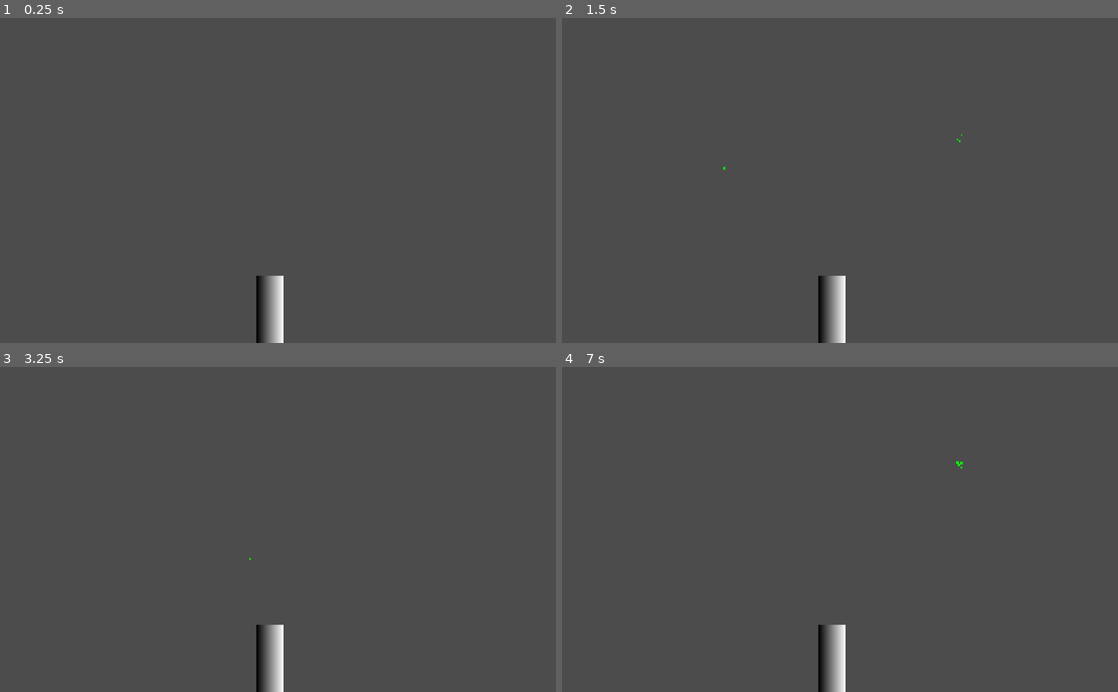
Above: before the commit, frames 1-4 (two rows, left to right).
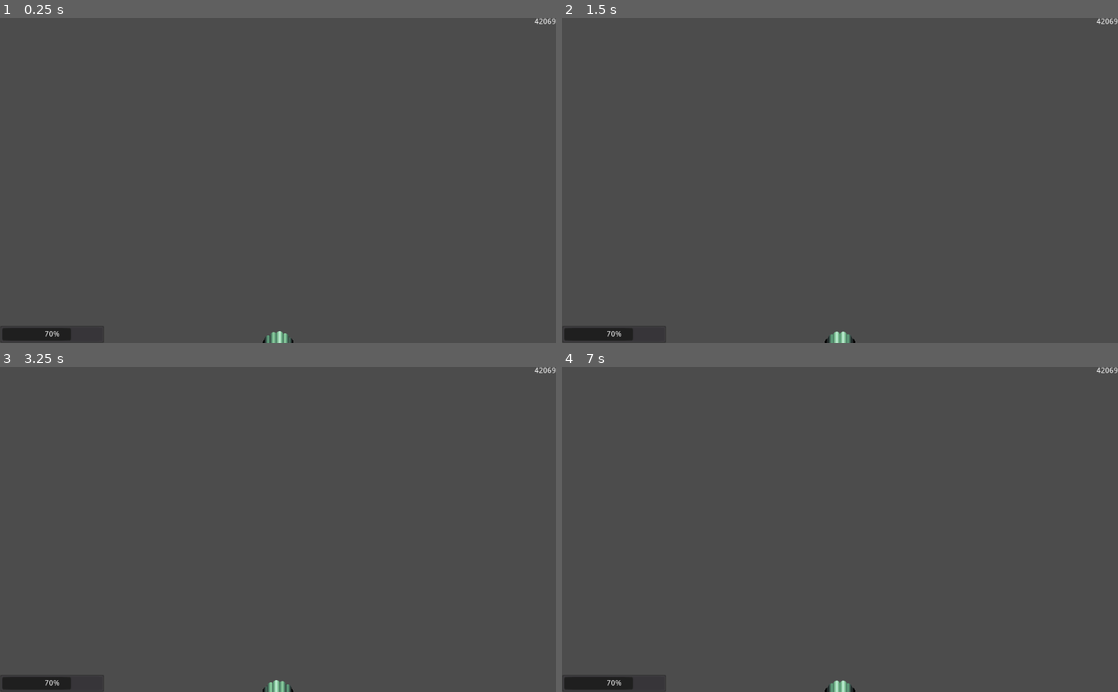
Above: after the commit, the same moments.

Repository: MrRiptide/Unstable-Space
Game: Godot game, scene res://Viewspace.tscn
Same seed, same stepped clock (60 frames per second), same inputs: the game is played once before the commit and once after it.
Inputs (mouse positions are in pixels of both pictures, inside the frame that each line leads up to):
- Up to frame 1 (0.25 s): no input
- Up to frame 2 (1.5 s): tap Enter at 0.5 s; move the mouse to (962, 164) at 0.52 s; press the mouse at (962, 164) at 0.53 s; move the mouse to (728, 196) at 1.27 s; release the mouse at (728, 196) at 1.28 s; click (728, 196) at 1.35 s
- Up to frame 3 (3.25 s): tap Space at 2 s; move the mouse to (333, 458) at 2.02 s; press the mouse at (333, 458) at 2.03 s; tap Enter at 2.75 s; move the mouse to (250, 594) at 2.77 s; release the mouse at (250, 594) at 2.78 s; click (250, 594) at 2.85 s
- Up to frame 4 (7 s): tap Space at 3.5, 5 s; move the mouse to (1006, 578) at 3.52 s; press the mouse at (1006, 578) at 3.53 s; tap Enter at 4.25 s; move the mouse to (673, 480) at 4.27 s; release the mouse at (673, 480) at 4.28 s; click (673, 480) at 4.35 s; move the mouse to (867, 529) at 5.02 s; press the mouse at (867, 529) at 5.03 s; move the mouse to (756, 448) at 5.77 s; release the mouse at (756, 448) at 5.78 s; click (756, 448) at 5.85 s; move the mouse to (962, 513) at 6.52 s; press the mouse at (962, 513) at 6.53 s

The runs differ from the first frame. In frame 1, 1.4% of the frame differs, in the area x 0-100%, y 0-100%; in frame 2, 1.4%; in frame 3, 1.4%; in frame 4, 1.4%.

Commit message:
starting end game functionality, changing spray to be omnidirectional

Diff:
--- a/Asteroid.gd
+++ b/Asteroid.gd
@@ -40,6 +40,6 @@
 	var percent_size = (distance / 1000)
 	get_node("CollisionShape2D").scale = Vector2(1-percent_size, 1-percent_size)
 
-func damage():
-	print("[", name, "] ive been hit!")
+func damage(score_manager):
 	get_parent().remove_child(self)
+	score_manager.add_score(100)
--- a/Gamespace.gd
+++ b/Gamespace.gd
@@ -3,6 +3,7 @@
 onready var asteroidScene = preload("res://Asteroid.tscn")
 var max_health = 100
 var health = max_health
+var score = 0
 
 
 func _ready():
@@ -13,57 +14,82 @@
 	#get_node("Gunner/Hit Registration/Bullet Trace").set_as_toplevel(true)
 
 
+func end_game():
+	get_node("Game End Screen/HBoxContainer/Final Score Label").text = "Final Score: " + score
+	get_node("Game End Screen").visible = true
+
+
+
 func damage():
 	health -= 10
-	print("Current health: " + str(health))
+	get_node("HealthBar").value = health
+	if health <= 0:
+		end_game()
 
 var y_offset = 0
 var x_offset = 0
+var barrel_speed = 0
+var barrel_accel = 60
+# might add overheating as another limitation, but want to do that later
+var heat = 0
+var max_heat = 500
+var heating_rate = 25
 
 # Called every frame. 'delta' is the elapsed time since the previous frame.
 func _process(delta):
 	# reducing the recoil
-	var cooldown_rate = 50
-	y_offset = max(0, y_offset - cooldown_rate * delta)
-	x_offset = max(0, x_offset - cooldown_rate * delta)
+	var recenter_rate = 50
+	y_offset = max(0, y_offset - recenter_rate * delta)
+	x_offset = max(0, x_offset - recenter_rate * delta)
 	# functionality for shooting the gun
 	#print(y_offset, " , ", x_offset)
-	if Input.is_action_pressed("fire") and get_node("Gunner/Fire Rate").time_left == 0:
-		# TODO: add animation of the gun firing
-		# TODO: add SFX of the gun firing & warming up
-		#print("pew")
-		#print(get_global_mouse_position())
-		#get_node("Gunner/Bullet Trace").global_position = get_global_mouse_position()
+	if Input.is_action_pressed("fire"):
+		if get_node("Gunner").frames.get_animation_speed("charging") < 40:
+			get_node("Gunner").set_animation("charging")
+			print(barrel_speed)
+			barrel_speed += barrel_accel*delta
+			get_node("Gunner").frames.set_animation_speed("charging", int(barrel_speed))
+		elif get_node("Gunner/Fire Rate").time_left == 0:
+			get_node("Gunner").set_animation("firing")
+			# TODO: add animation of the gun firing
+			# TODO: add SFX of the gun firing & warming up
+			#print("pew")
+			#print(get_global_mouse_position())
+			#get_node("Gunner/Bullet Trace").global_position = get_global_mouse_position()
 
-		# doing recoil of the gun
+			# doing recoil of the gun
 
-		var max_y_offset = 150
-		var wiggle_coef = 50
-		# thinking to bound the recoil so that it doesnt end up off the screen
-		y_offset = min(max_y_offset, y_offset + 10 + 5*(1-health/max_health))
+			var max_y_offset = 150
+			var wiggle_coef = 50
+			# thinking to bound the recoil so that it doesnt end up off the screen
+			y_offset = min(max_y_offset, y_offset + 10 + 5*(1-health/max_health))
 
-		print((1.2 - float(health)/max_health))
-		x_offset = (1.2 - float(health)/max_health)*wiggle_coef * randf()
+			print((1.2 - float(health)/max_health))
+			x_offset = (1.2 - float(health)/max_health)*wiggle_coef * randf()
 
-		var hit_reg = get_node("Gunner/Hit Registration")
+			var hit_reg = get_node("Gunner/Hit Registration")
 
-		hit_reg.global_position = get_global_mouse_position() - Vector2(
-			x_offset,
-			min(y_offset + (1.2 - float(health)/max_health)*wiggle_coef * randf(), 100000)
-		)
+			hit_reg.global_position = get_global_mouse_position() - Vector2(
+				x_offset,
+				min(y_offset + (1.2 - float(health)/max_health)*wiggle_coef * randf(), 100000)
+			)
 
-		# hit registration
+			# hit registration
 
-		for area in hit_reg.get_overlapping_areas():
-			if "Asteroid" in area.name:
-				area.damage()
+			for area in hit_reg.get_overlapping_areas():
+				if "Asteroid" in area.name:
+					area.damage()
 
-		# since the bullet trace is a child of hit registration it should mark the point that the bullet was fired at
-		get_node("Gunner/Hit Registration/Bullet Trace").emitting = true
+			# since the bullet trace is a child of hit registration it should mark the point that the bullet was fired at
+			get_node("Gunner/Hit Registration/Bullet Trace").emitting = true
 
-		get_node("Gunner/Fire Rate").start()
-	elif get_node("Gunner/Fire Rate").time_left == 0:
+			get_node("Gunner/Fire Rate").start()
+	else:
 		get_node("Gunner/Hit Registration/Bullet Trace").emitting = false
+		get_node("Gunner").set_animation("charging")
+		barrel_speed = max(0, barrel_speed - barrel_accel*delta)
+		get_node("Gunner").frames.set_animation_speed("charging", int(barrel_speed))
+
 
 
 func _on_Asteroid_Timer_timeout():
--- a/Viewspace.tscn
+++ b/Viewspace.tscn
@@ -1,34 +1,77 @@
-[gd_scene load_steps=11 format=2]
+[gd_scene load_steps=18 format=2]
 
 [ext_resource path="res://Gamespace.gd" type="Script" id=1]
+[ext_resource path="res://res/gattling_gun-Sheet.png" type="Texture" id=2]
 
-[sub_resource type="Gradient" id=1]
+[sub_resource type="AtlasTexture" id=1]
+flags = 4
+atlas = ExtResource( 2 )
+region = Rect2( 0, 0, 64, 128 )
 
-[sub_resource type="GradientTexture" id=2]
-gradient = SubResource( 1 )
-width = 50
+[sub_resource type="AtlasTexture" id=2]
+flags = 4
+atlas = ExtResource( 2 )
+region = Rect2( 64, 0, 64, 128 )
 
-[sub_resource type="CapsuleShape2D" id=3]
+[sub_resource type="AtlasTexture" id=3]
+flags = 4
+atlas = ExtResource( 2 )
+region = Rect2( 128, 0, 64, 128 )
+
+[sub_resource type="AtlasTexture" id=4]
+flags = 4
+atlas = ExtResource( 2 )
+region = Rect2( 192, 0, 64, 128 )
+
+[sub_resource type="AtlasTexture" id=5]
+flags = 4
+atlas = ExtResource( 2 )
+region = Rect2( 64, 0, 64, 128 )
+
+[sub_resource type="AtlasTexture" id=6]
+flags = 4
+atlas = ExtResource( 2 )
+region = Rect2( 128, 0, 64, 128 )
+
+[sub_resource type="AtlasTexture" id=7]
+flags = 4
+atlas = ExtResource( 2 )
+region = Rect2( 192, 0, 64, 128 )
+
+[sub_resource type="SpriteFrames" id=8]
+animations = [ {
+"frames": [ SubResource( 1 ), SubResource( 2 ), SubResource( 3 ), SubResource( 4 ) ],
+"loop": true,
+"name": "firing",
+"speed": 40.0
+}, {
+"frames": [ SubResource( 5 ), SubResource( 6 ), SubResource( 7 ) ],
+"loop": true,
+"name": "charging",
+"speed": 5.0
+} ]
+
+[sub_resource type="CapsuleShape2D" id=9]
 radius = 180.616
 height = 61.4671
 
-[sub_resource type="CircleShape2D" id=4]
+[sub_resource type="CircleShape2D" id=10]
 radius = 1.0
 
-[sub_resource type="Gradient" id=5]
+[sub_resource type="Gradient" id=11]
 offsets = PoolRealArray( 0, 0.674419, 1 )
-colors = PoolColorArray( 0.0196078, 1, 0, 1, 0.0196078, 1, 0, 1, 1, 1, 1, 0 )
+colors = PoolColorArray( 1, 0.678431, 0, 1, 1, 0.678431, 0, 1, 1, 1, 1, 0 )
 
-[sub_resource type="GradientTexture" id=6]
-gradient = SubResource( 5 )
+[sub_resource type="GradientTexture" id=12]
+gradient = SubResource( 11 )
 
-[sub_resource type="Curve" id=7]
+[sub_resource type="Curve" id=13]
 _data = [ Vector2( 0, 1 ), 0.0, 0.0, 0, 0, Vector2( 1, 0 ), 0.0, 0.0, 0, 0 ]
 
-[sub_resource type="CurveTexture" id=8]
-curve = SubResource( 7 )
+[sub_resource type="CurveTexture" id=14]
+curve = SubResource( 13 )
 
-[sub_resource type="ParticlesMaterial" id=9]
+[sub_resource type="ParticlesMaterial" id=15]
 lifetime_randomness = 1.0
 flag_disable_z = true
 spread = 180.0
@@ -37,26 +80,30 @@
 orbit_velocity_random = 0.0
 linear_accel = -1.0
 scale = 5.0
-scale_curve = SubResource( 8 )
-color_ramp = SubResource( 6 )
+scale_curve = SubResource( 14 )
+color_ramp = SubResource( 12 )
 
 [node name="Base" type="Node2D"]
 script = ExtResource( 1 )
 
 [node name="Asteroids" type="Node2D" parent="."]
 
-[node name="Gunner" type="Sprite" parent="."]
-position = Vector2( 497, 551 )
-texture = SubResource( 2 )
-region_enabled = true
-region_rect = Rect2( 0, 0, 50, 150 )
+[node name="Gunner" type="AnimatedSprite" parent="."]
+position = Vector2( 512, 536 )
+frames = SubResource( 8 )
+animation = "firing"
+frame = 2
+playing = true
+__meta__ = {
+"_edit_group_": true
+}
 
 [node name="NoSpawn" type="Area2D" parent="Gunner"]
 position = Vector2( 0, 50 )
 
 [node name="CollisionShape2D" type="CollisionShape2D" parent="Gunner/NoSpawn"]
 rotation = 1.5708
-shape = SubResource( 3 )
+shape = SubResource( 9 )
 
 [node name="Fire Rate" type="Timer" parent="Gunner"]
 wait_time = 0.1
@@ -65,15 +112,83 @@
 [node name="Hit Registration" type="Area2D" parent="Gunner"]
 
 [node name="CollisionShape2D" type="CollisionShape2D" parent="Gunner/Hit Registration"]
-shape = SubResource( 4 )
+shape = SubResource( 10 )
 
 [node name="Bullet Trace" type="Particles2D" parent="Gunner/Hit Registration"]
 amount = 10
 local_coords = false
-process_material = SubResource( 9 )
+process_material = SubResource( 15 )
 
 [node name="Asteroid Timer" type="Timer" parent="."]
 wait_time = 5.0
 autostart = true
 
+[node name="Score Label" type="Label" parent="."]
+margin_left = 924.0
+margin_right = 1024.0
+margin_bottom = 14.0
+text = "42069"
+align = 2
+__meta__ = {
+"_edit_use_anchors_": false
+}
+
+[node name="HealthBar" type="ProgressBar" parent="."]
+margin_top = 568.0
+margin_right = 192.0
+margin_bottom = 600.0
+step = 1.0
+value = 70.0
+rounded = true
+__meta__ = {
+"_edit_use_anchors_": false
+}
+
+[node name="Game End Screen" type="HBoxContainer" parent="."]
+visible = false
+margin_right = 1024.0
+margin_bottom = 600.0
+alignment = 1
+__meta__ = {
+"_edit_use_anchors_": false
+}
+
+[node name="HBoxContainer" type="VBoxContainer" parent="Game End Screen"]
+margin_left = 437.0
+margin_right = 587.0
+margin_bottom = 600.0
+custom_constants/separation = 40
+alignment = 1
+
+[node name="Game Over Label" type="Label" parent="Game End Screen/HBoxContainer"]
+margin_top = 191.0
+margin_right = 150.0
+margin_bottom = 205.0
+text = "Game Over!"
+align = 1
+__meta__ = {
+"_edit_use_anchors_": false
+}
+
+[node name="Final Score Label" type="Label" parent="Game End Screen/HBoxContainer"]
+margin_top = 245.0
+margin_right = 150.0
+margin_bottom = 259.0
+text = "Final Score: 42069"
+align = 1
+
+[node name="Play Again Button" type="Button" parent="Game End Screen/HBoxContainer"]
+margin_top = 299.0
+margin_right = 150.0
+margin_bottom = 334.0
+rect_min_size = Vector2( 150, 35 )
+text = "Play Again"
+
+[node name="Main Menu Button" type="Button" parent="Game End Screen/HBoxContainer"]
+margin_top = 374.0
+margin_right = 150.0
+margin_bottom = 409.0
+rect_min_size = Vector2( 0, 35 )
+text = "Main Menu"
+
 [connection signal="timeout" from="Asteroid Timer" to="." method="_on_Asteroid_Timer_timeout"]
Binary file added: res/asteroid_medium1.png
Not shown, added: res/asteroid_medium1.png.import
Binary file added: res/asteroid_medium2.png
Not shown, added: res/asteroid_medium2.png.import
Binary file added: res/earth_explosion.png
Not shown, added: res/earth_explosion.png.import
Binary file added: res/gattling_gun-Sheet.png
Not shown, added: res/gattling_gun-Sheet.png.import
